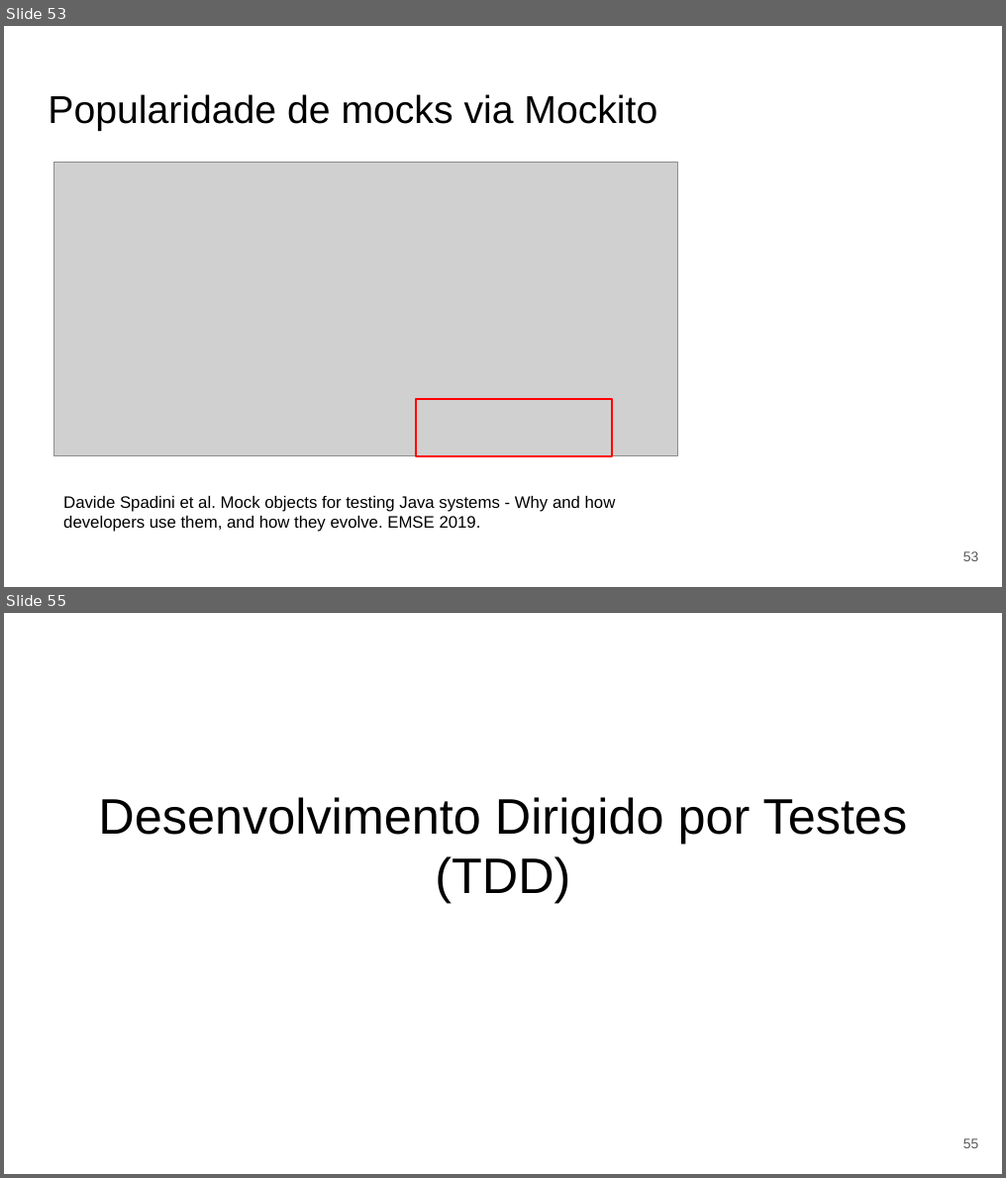
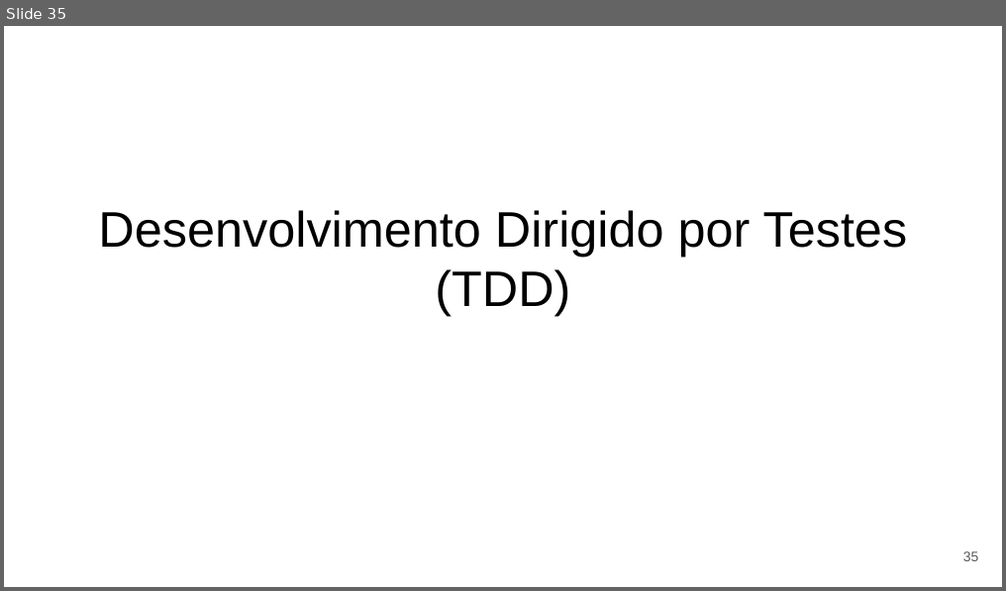
Before and after one commit to eduardocunha11/firstblog, a slide deck: aulas/gsi526/aula12-testes.pptx. Shown one above the other, each under a label of ours: slides 53 and 55 before the commit, slide 35 after it; the slides between them are not shown. The pictures are 1006x1178 and 1006x591 pixels, drawn with LibreOffice and Linux fonts; fonts in the diff are those of the drawing; grey boxes stand for pictures. Boxes give left, top, right and bottom in pixels: in the first picture for what was removed or moved away, otherwise in the second. Text is boxed around its words. In the diff, an @@ line names an element or a change of style, - is before the commit and + after.

```diff
--- a/aulas/gsi526/aula12-testes.pptx
+++ b/aulas/gsi526/aula12-testes.pptx
@@ slide 53 removed at box(4, 26, 1002, 587), background #FFFFFF @@
@@ title removed at box(48, 94, 657, 131) @@
-Popularidade de mocks via Mockito
@@ picture removed at box(54, 162, 678, 456) @@
@@ rectangle removed at box(416, 399, 612, 457) @@
@@ text removed at box(63, 496, 616, 532) @@
-Davide Spadini et al. Mock objects for testing Java systems - Why and how developers use them, and how they evolve. EMSE 2019.
@@ page number removed at box(963, 552, 979, 562) @@
-53
@@ what was slide 55 is now slide 35 @@
@@ page number at box(963, 552, 979, 562): text changed @@
-55
+35
```
Also in this commit, not shown: 33 slides changed, 1 slide added, 23 other slides removed, 3 other files.
